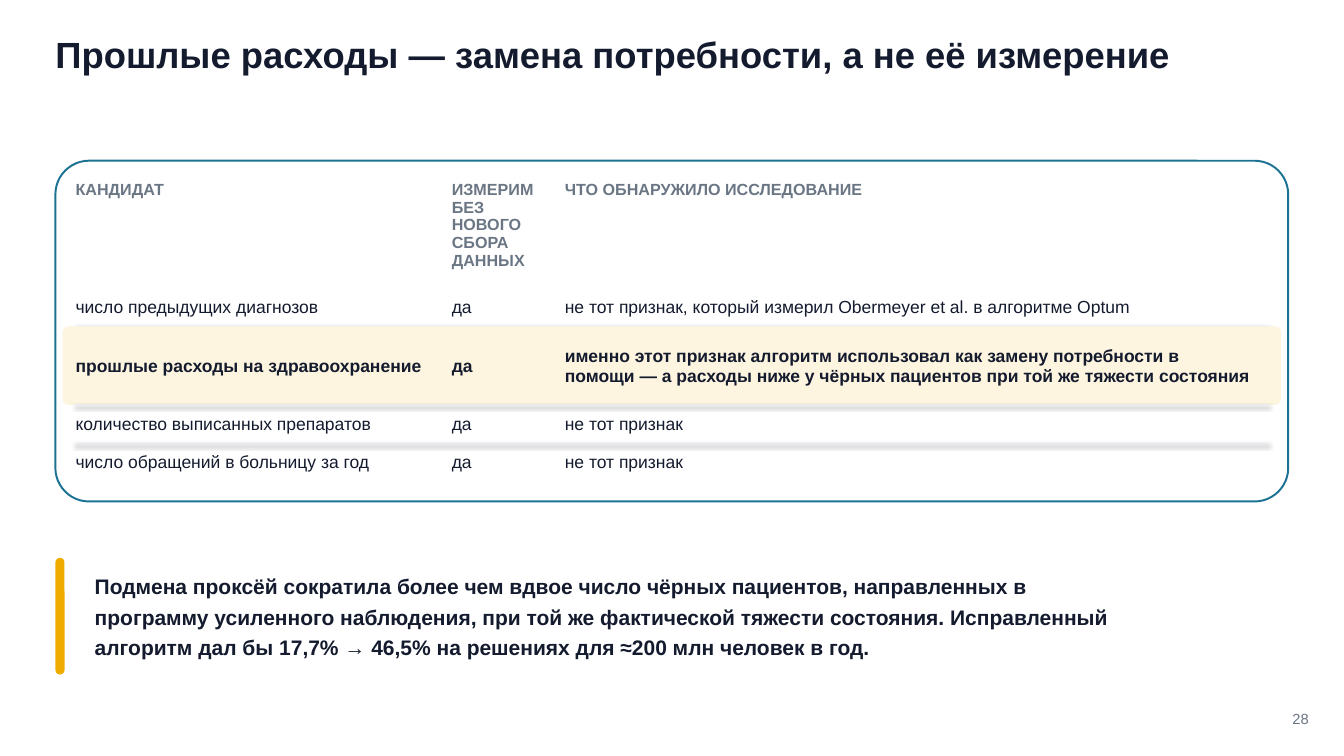
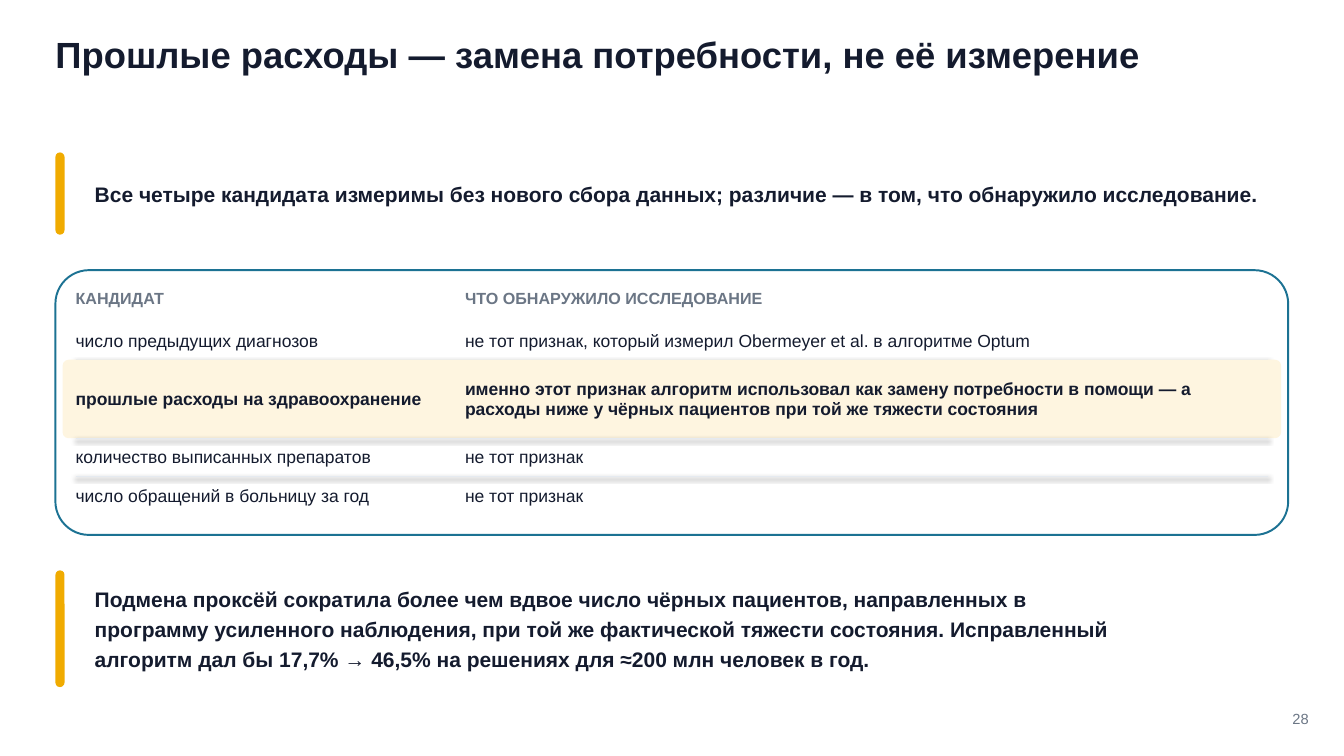
Before and after one commit to tellina-study/AI-usage-lessons, a slide deck: slide 28 of library/seminars/sem-07/rendered/sem-07.pptx. Drawn at 1344x756 pixels with LibreOffice and Linux fonts; fonts in the diff are those of the drawing. Boxes give left, top, right and bottom in pixels: in the first picture for what was removed or moved away, otherwise in the second. Text is boxed around its words. In the diff, an @@ line names an element or a change of style, - is before the commit and + after.

```diff
--- a/library/seminars/sem-07/rendered/sem-07.pptx
+++ b/library/seminars/sem-07/rendered/sem-07.pptx
@@ text at bbox=[55, 41, 1139, 76]: text changed @@
-Прошлые расходы — замена потребности, а не её измерение
+Прошлые расходы — замена потребности, не её измерение
@@ rounded rectangle added at bbox=[55, 152, 65, 235], fill #F0AB00 @@
@@ text added at bbox=[95, 186, 1257, 206], 15 pt, text #141B2E, bold @@
+Все четыре кандидата измеримы без нового сбора данных; различие — в том, что обнаружило исследование.
@@ text removed at bbox=[452, 184, 534, 269] @@
-ИЗМЕРИМ БЕЗ НОВОГО СБОРА ДАННЫХ
@@ rounded rectangle: place and size @@
-rounded rectangle at bbox=[55, 160, 1289, 501]
+rounded rectangle at bbox=[55, 270, 1289, 535]
@@ rounded rectangle at bbox=[55, 270, 1289, 535]: proportions changed @@
@@ text "КАНДИДАТ": place and size @@
-text "КАНДИДАТ" at bbox=[76, 184, 164, 198]
+text "КАНДИДАТ" at bbox=[76, 293, 164, 307]
@@ text "ЧТО ОБНАРУЖИЛО ИССЛЕДОВАНИЕ": place and size @@
-text "ЧТО ОБНАРУЖИЛО ИССЛЕДОВАНИЕ" at bbox=[565, 184, 862, 198]
+text "ЧТО ОБНАРУЖИЛО ИССЛЕДОВАНИЕ" at bbox=[465, 293, 762, 307]
@@ text "число предыдущих диагнозов": place and size @@
-text "число предыдущих диагнозов" at bbox=[76, 303, 318, 317]
+text "число предыдущих диагнозов" at bbox=[76, 337, 318, 351]
@@ text removed at bbox=[452, 303, 472, 317] @@
-да
@@ text "не тот признак, который измерил ...": place and size @@
-text "не тот признак, который измерил ..." at bbox=[565, 300, 1129, 317]
+text "не тот признак, который измерил ..." at bbox=[465, 334, 1029, 351]
@@ rounded rectangle: place and size @@
-rounded rectangle at bbox=[63, 327, 1281, 405]
+rounded rectangle at bbox=[63, 360, 1281, 439]
@@ text "прошлые расходы на здравоохранение": place and size @@
-text "прошлые расходы на здравоохранение" at bbox=[76, 362, 421, 376]
+text "прошлые расходы на здравоохранение" at bbox=[76, 395, 421, 409]
@@ line moved from (76, 327) - (1268, 327) to (76, 360) - (1268, 360) @@
@@ text removed at bbox=[452, 362, 473, 376] @@
-да
@@ text "именно этот признак алгоритм использовал ..." rewrapped from bbox=[565, 349, 1249, 386] to bbox=[465, 382, 1191, 419] @@
@@ text "количество выписанных препаратов": place and size @@
-text "количество выписанных препаратов" at bbox=[76, 420, 371, 434]
+text "количество выписанных препаратов" at bbox=[76, 453, 371, 467]
@@ line moved from (76, 444) - (1268, 444) to (76, 439) - (1268, 439) @@
@@ text removed at bbox=[452, 420, 472, 434] @@
-да
@@ text "не тот признак": place and size @@
-text "не тот признак" at bbox=[565, 458, 683, 472]
+text "не тот признак" at bbox=[465, 453, 583, 467]
@@ text "число обращений в больницу за ...": place and size @@
-text "число обращений в больницу за ..." at bbox=[76, 455, 370, 472]
+text "число обращений в больницу за ..." at bbox=[76, 489, 370, 506]
@@ line moved from (76, 405) - (1268, 405) to (76, 477) - (1268, 477) @@
@@ text removed at bbox=[452, 458, 472, 472] @@
-да
@@ text "не тот признак": place and size @@
-text "не тот признак" at bbox=[565, 420, 683, 434]
+text "не тот признак" at bbox=[465, 492, 583, 506]
@@ rounded rectangle: place and size @@
-rounded rectangle at bbox=[55, 558, 65, 675]
+rounded rectangle at bbox=[55, 571, 65, 688]
@@ text "Подмена проксёй сократила более чем ...": place and size @@
-text "Подмена проксёй сократила более чем ..." at bbox=[95, 578, 1107, 659]
+text "Подмена проксёй сократила более чем ..." at bbox=[95, 591, 1107, 672]
```
Also in this commit, not shown: 11 other slides changed, 42 other files.
